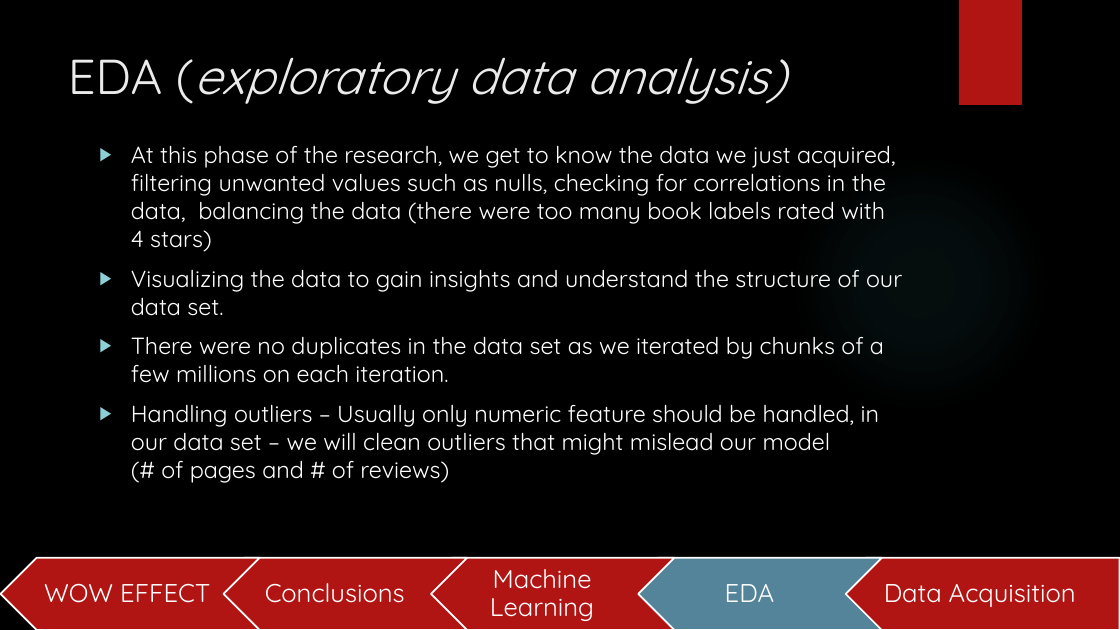
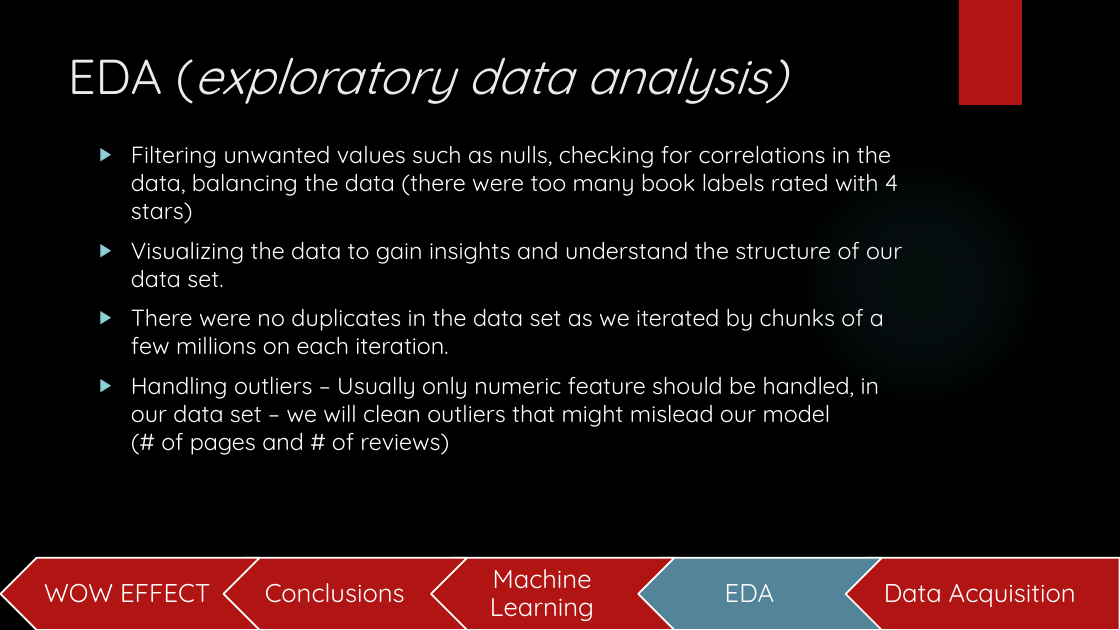
Before and after one commit to yaniv208/DataScienceProject, a slide deck: slide 4 of Books popularity prediction.pptx (slide 7 before the commit). Drawn at 1120x630 pixels with LibreOffice and Linux fonts; fonts in the diff are those of the drawing; background and template pictures are left out. Boxes give left, top, right and bottom in pixels: in the first picture for what was removed or moved away, otherwise in the second. Text is boxed around its words. In the diff, an @@ line names an element or a change of style, - is before the commit and + after.

```diff
--- a/Books popularity prediction.pptx
+++ b/Books popularity prediction.pptx
@@ text at <box>131,145,898,224</box>: text changed @@
-▶ At this phase of the research, we get to know the data we just acquired, filtering unwanted values such as nulls, checking for correlations in the data, balancing the data (there were too many book labels rated with 4 stars)
+▶ Filtering unwanted values such as nulls, checking for correlations in the data, balancing the data (there were too many book labels rated with 4 stars)
```
Also in this commit, not shown: 4 other slides changed, 3 slides removed, 2 other files.
